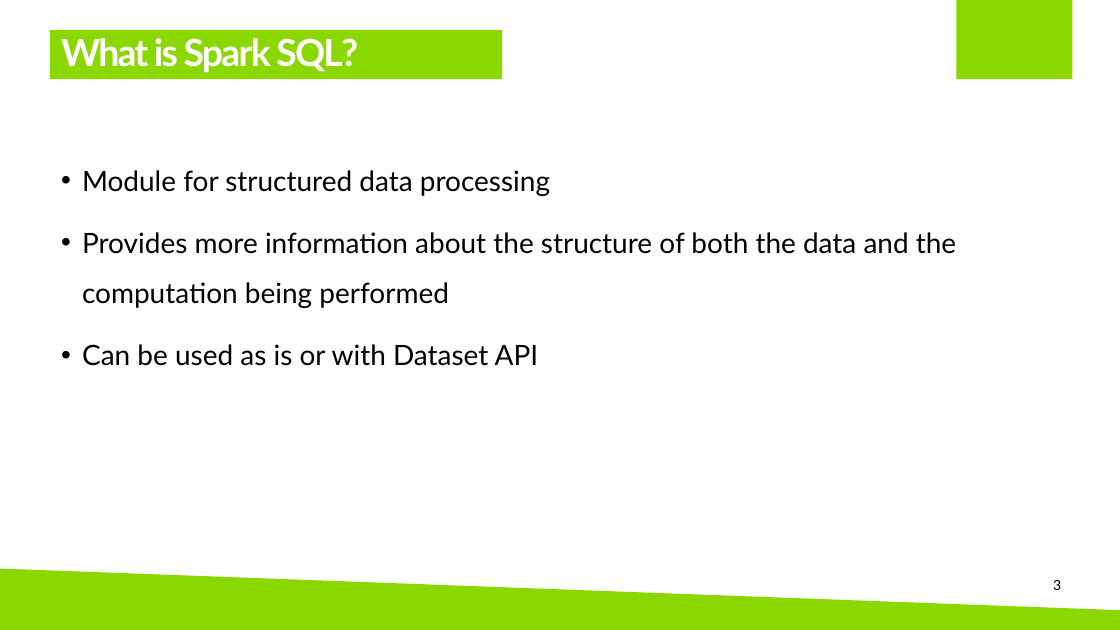
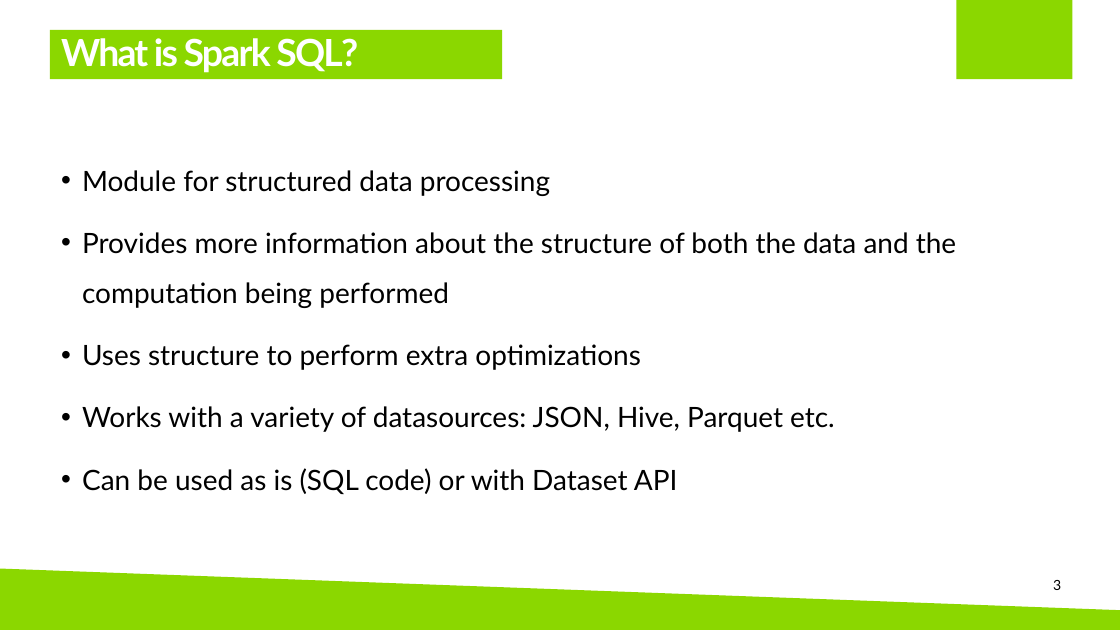
Before and after one commit to bogdannb/scala_spark_course, a slide deck: slide 3 of 3_Spark_Streaming_Concepts/Spark_SQL.pptx. Drawn at 1120x630 pixels with LibreOffice and Linux fonts; fonts in the diff are those of the drawing; background and template pictures are left out. Boxes give left, top, right and bottom in pixels: in the first picture for what was removed or moved away, otherwise in the second. Text is boxed around its words. In the diff, an @@ line names an element or a change of style, - is before the commit and + after.

```diff
--- a/3_Spark_Streaming_Concepts/Spark_SQL.pptx
+++ b/3_Spark_Streaming_Concepts/Spark_SQL.pptx
@@ text at (x1=82, y1=344, x2=835, y2=494): text changed @@
-• Can be used as is or with Dataset API
+• Uses structure to perform extra optimizations
+• Works with a variety of datasources: JSON, Hive, Parquet etc.
+• Can be used as is (SQL code) or with Dataset API
```
Also in this commit, not shown: 1 other slide changed, 3 other files.
